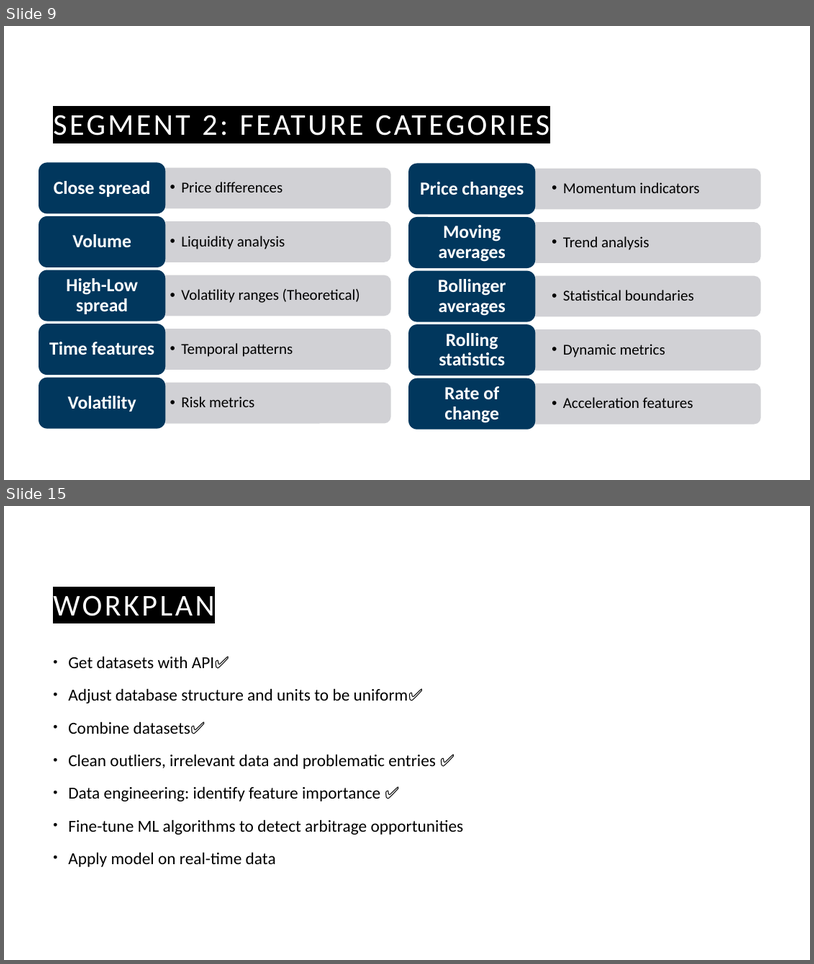
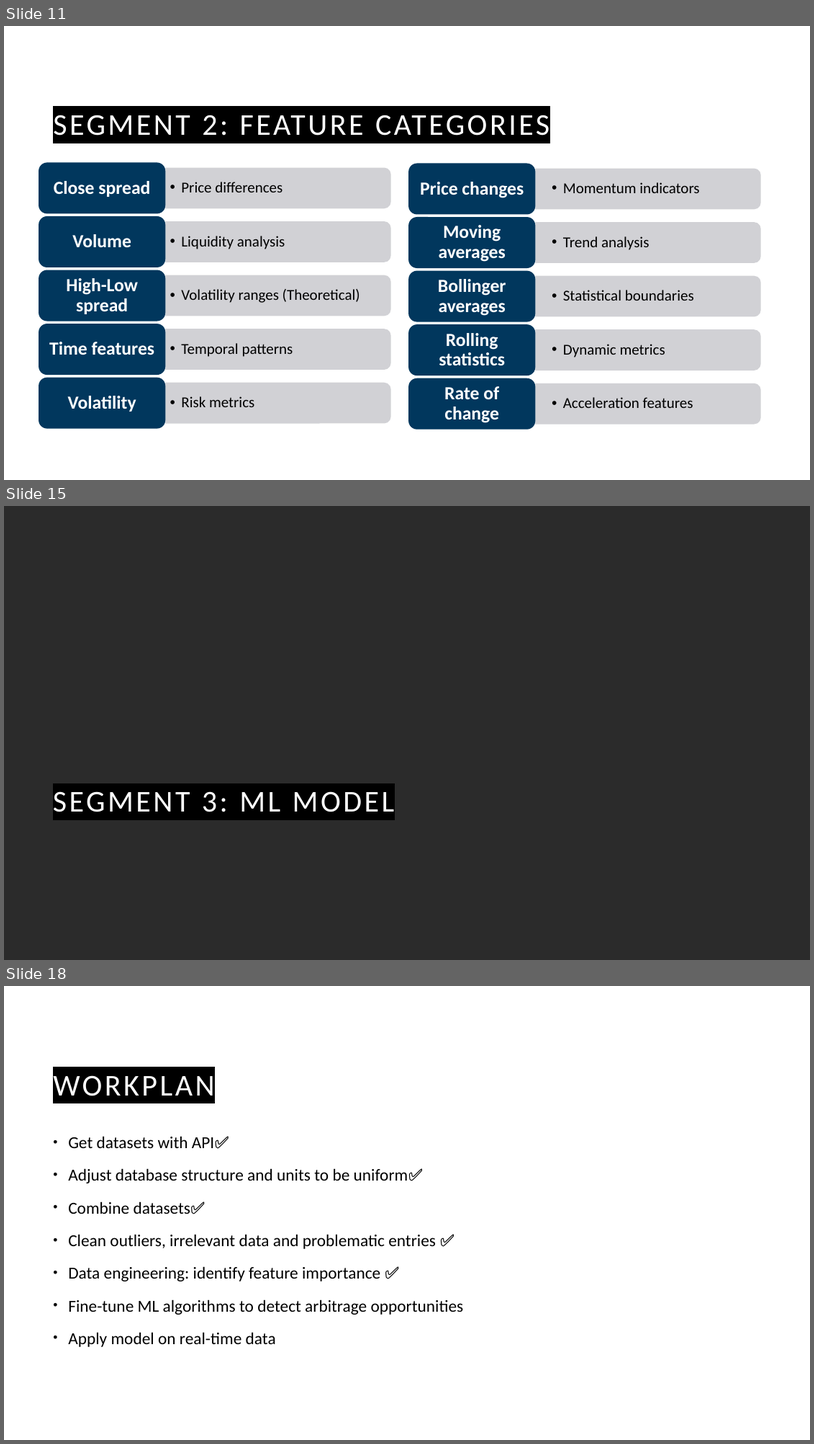
Before and after one commit to guyHarem/TAU_DS_Project, a slide deck: Presentations/Cryto Arbitrage P2.pptx. Shown one above the other, each under a label of ours: slides 9 and 15 before the commit, slides 11, 15 and 18 after it; the slides between them are not shown. The pictures are 814x964 and 814x1444 pixels, drawn with LibreOffice and Linux fonts; fonts in the diff are those of the drawing; background and template pictures are left out; a plain dark background stands for a picture behind light text. Boxes give left, top, right and bottom in pixels: in the first picture for what was removed or moved away, otherwise in the second. Text is boxed around its words. In the diff, an @@ line names an element or a change of style, - is before the commit and + after.

```diff
--- a/Presentations/Cryto Arbitrage P2.pptx
+++ b/Presentations/Cryto Arbitrage P2.pptx
@@ slide 15 added at box(4, 506, 810, 960), background picture (left out) @@
@@ title added at box(53, 791, 395, 812), 36 pt, text #FFFFFF @@
+SEGMENT 3: ML MODEL
@@ what was slide 9 is now slide 11 @@
@@ what was slide 15 is now slide 18 @@
```
Also in this commit, not shown: 7 slides changed, 2 other slides added, 1 other file.
